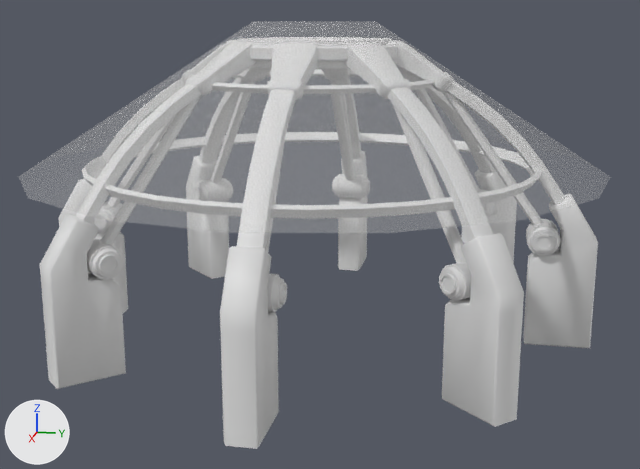
The FBX model Assets/Art_Assets/Environment/TowerAtrium/TowerAtrium.fbx: old version first, new version second.
Rendered twice from a 50 mm camera at (125.4, 25.8, 3.0) aimed at (1.7, 1.1, -27.9). The axes (+X, +Y, +Z) are drawn at lower left. The lights are the same throughout.

The older version as bpy lines, for what is in view:
```python
me_circle_095 = bpy.data.meshes.new('Circle.095')
me_circle_095.from_pydata(...)  # 3777 vertices, 3782 faces; spans x -41.3..41.3, y -41.3..41.3, z -42.6..2.4
# faces by material slot: [3750, 32]
me_circle_095.materials.append(mat_atrriumarch)  # white #e7e7e7
me_circle_095.materials.append(mat_newccglass_001)  # its picture is missing
ob_circle_027 = bpy.data.objects.new('Circle.027', me_circle_095)
ob_circle_027.location = (0.0, 0.0, 0.0)
```
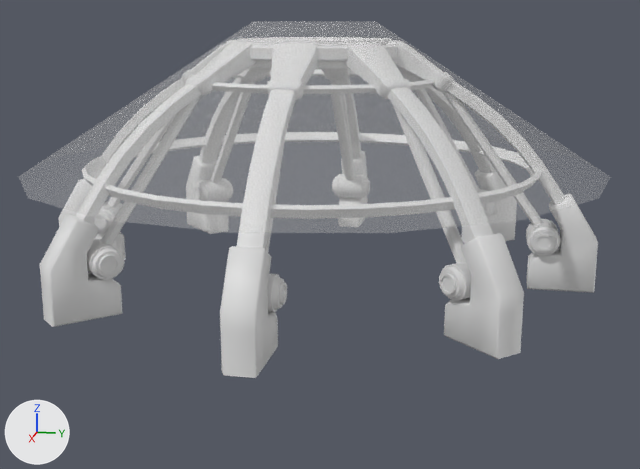
Location of each change, [x1, y1, x2, y2] in pixels of the pictures (640 x 469 px; the box of a moved part takes in the faces that stretch with it):
'Circle.027', reshaped (17% shorter)
    before: [18, 21, 611, 449]
    after: [18, 21, 611, 378]
part 1 of me_circle_095, moved or reshaped
    before: [41, 221, 597, 449]
    after: [41, 221, 597, 378]

The edits, one by one:
me_circle_095 has 3777 vertices, 3782 faces and spans x -41.3..41.3, y -41.3..41.3, z -42.6..2.4.
me_circle_095 is used by ob_circle_027; location (0.0, 0.0, 0.0).
me_circle_095 part 1: all 128 vertices in x -40.1..40.1, y -40.1..40.1, z -42.6..-42.3 are moved by (0.0, 0.0, 8.3).
